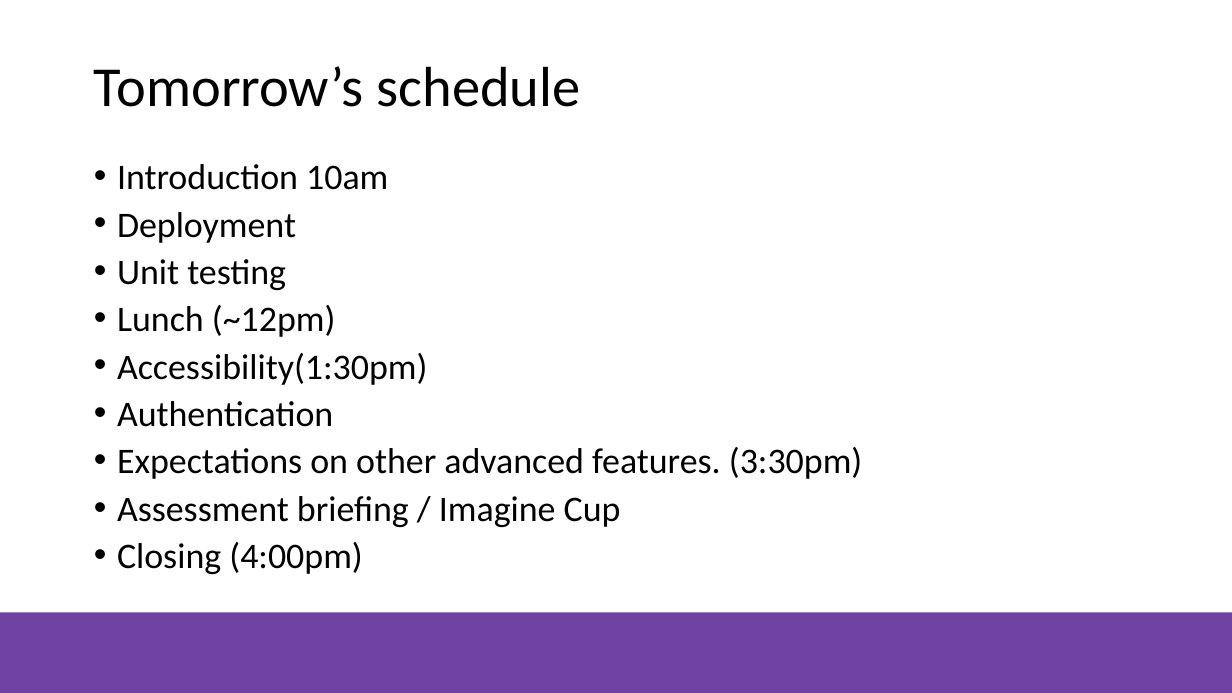
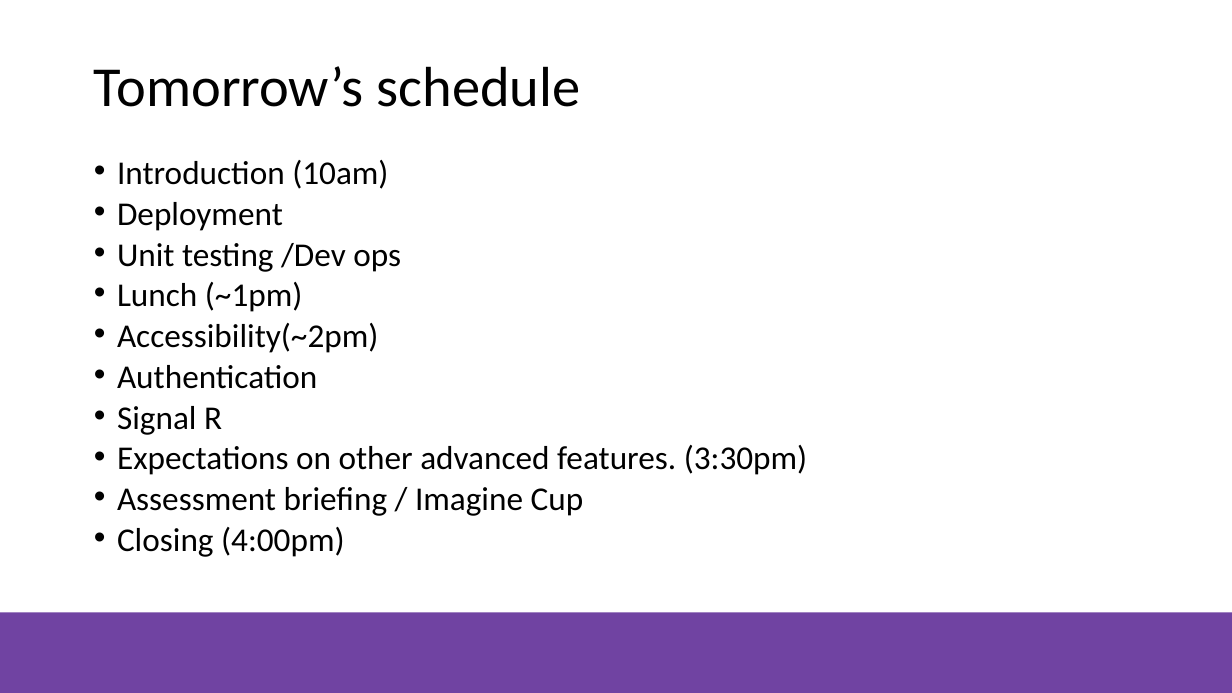
Before and after one commit to NZMSA/2019-Phase-2, a slide deck: slide 3 of Slides/MSA Intro Day 1.pptx (slide 4 before the commit). Drawn at 1232x693 pixels with LibreOffice and Linux fonts; fonts in the diff are those of the drawing; background and template pictures are left out. Boxes give left, top, right and bottom in pixels: in the first picture for what was removed or moved away, otherwise in the second. Text is boxed around its words. In the diff, an @@ line names an element or a change of style, - is before the commit and + after.

Commit message:
Updated day 1 slides

```diff
--- a/Slides/MSA Intro Day 1.pptx
+++ b/Slides/MSA Intro Day 1.pptx
@@ text at (x1=117, y1=160, x2=388, y2=189): text changed; size 28 to 25.9 pt @@
-• Introduction 10am
+• Introduction (10am)
@@ text at (x1=117, y1=202, x2=808, y2=557): size 28 to 25.9 pt in "Deployment", "Authentication", "Expectations on other advanced features. (3:30pm)", "Assessment briefing / Imagine Cup" and 1 more places; line spacing 0.8 to 0.7 @@
@@ text at (x1=117, y1=243, x2=401, y2=353): text changed; size 28 to 25.9 pt @@
-• Unit testing
-• Lunch (~12pm)
-• Accessibility(1:30pm)
+• Unit testing /Dev ops
+• Lunch (~1pm)
+• Accessibility(~2pm)
@@ text at (x1=117, y1=406, x2=222, y2=435): paragraph added @@
+• Signal R
```
Also in this commit, not shown: 1 other slide changed, 1 slide removed, 1 other file.
